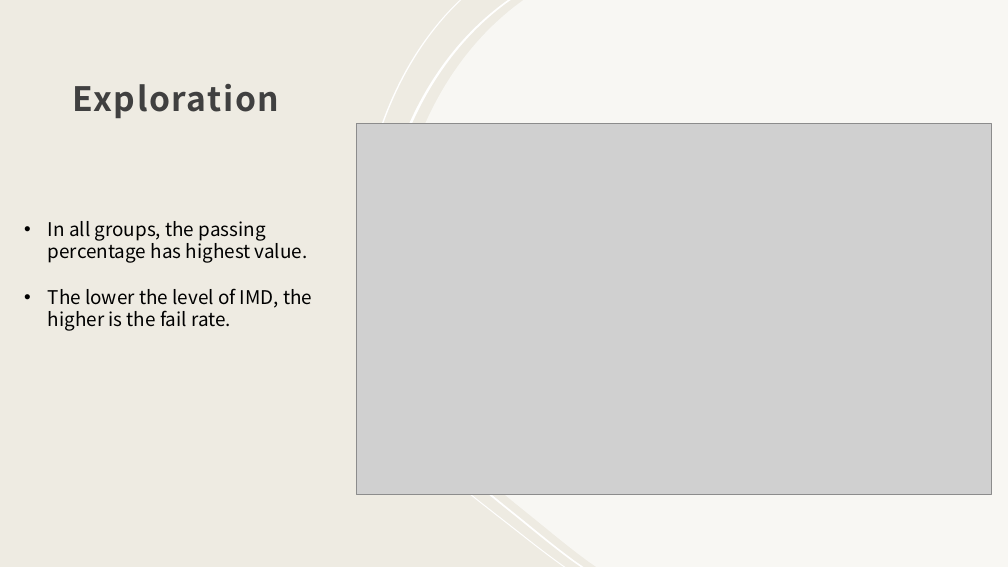
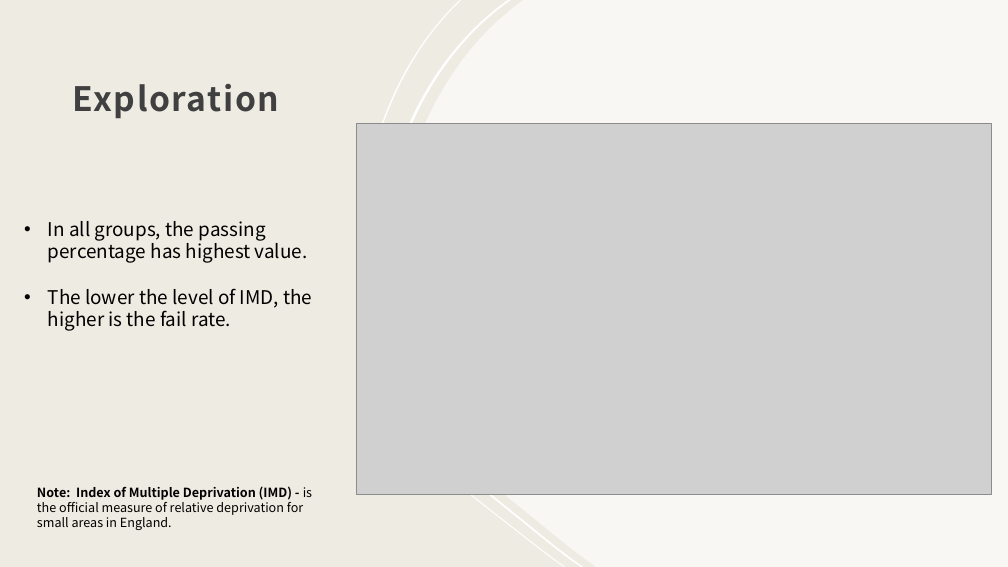
Before and after one commit to zyazyaG/Students_Performance, a slide deck: slide 8 of notebooks/report/Students_Performance.pptx. Drawn at 1008x567 pixels with LibreOffice and Linux fonts; fonts in the diff are those of the drawing; grey boxes stand for pictures. Boxes give left, top, right and bottom in pixels: in the first picture for what was removed or moved away, otherwise in the second. Text is boxed around its words. In the diff, an @@ line names an element or a change of style, - is before the commit and + after.

```diff
--- a/notebooks/report/Students_Performance.pptx
+++ b/notebooks/report/Students_Performance.pptx
@@ text added at (37,486,312,530), 12 pt, text #000000 @@
+Note: Index of Multiple Deprivation (IMD) - is the official measure of relative deprivation for small areas in England.
```
Also in this commit, not shown: 2 other slides changed, 6 other files.
